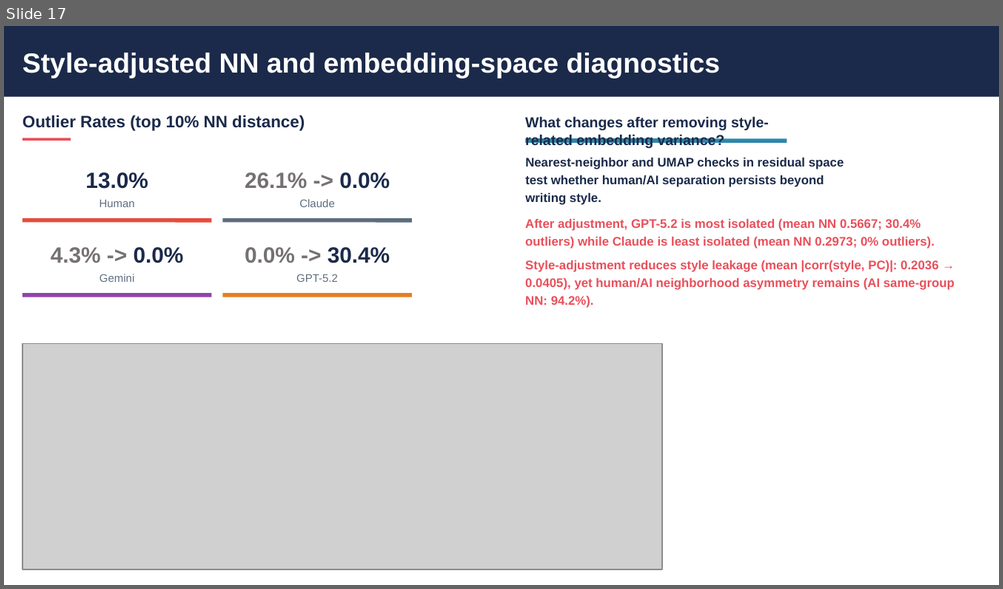
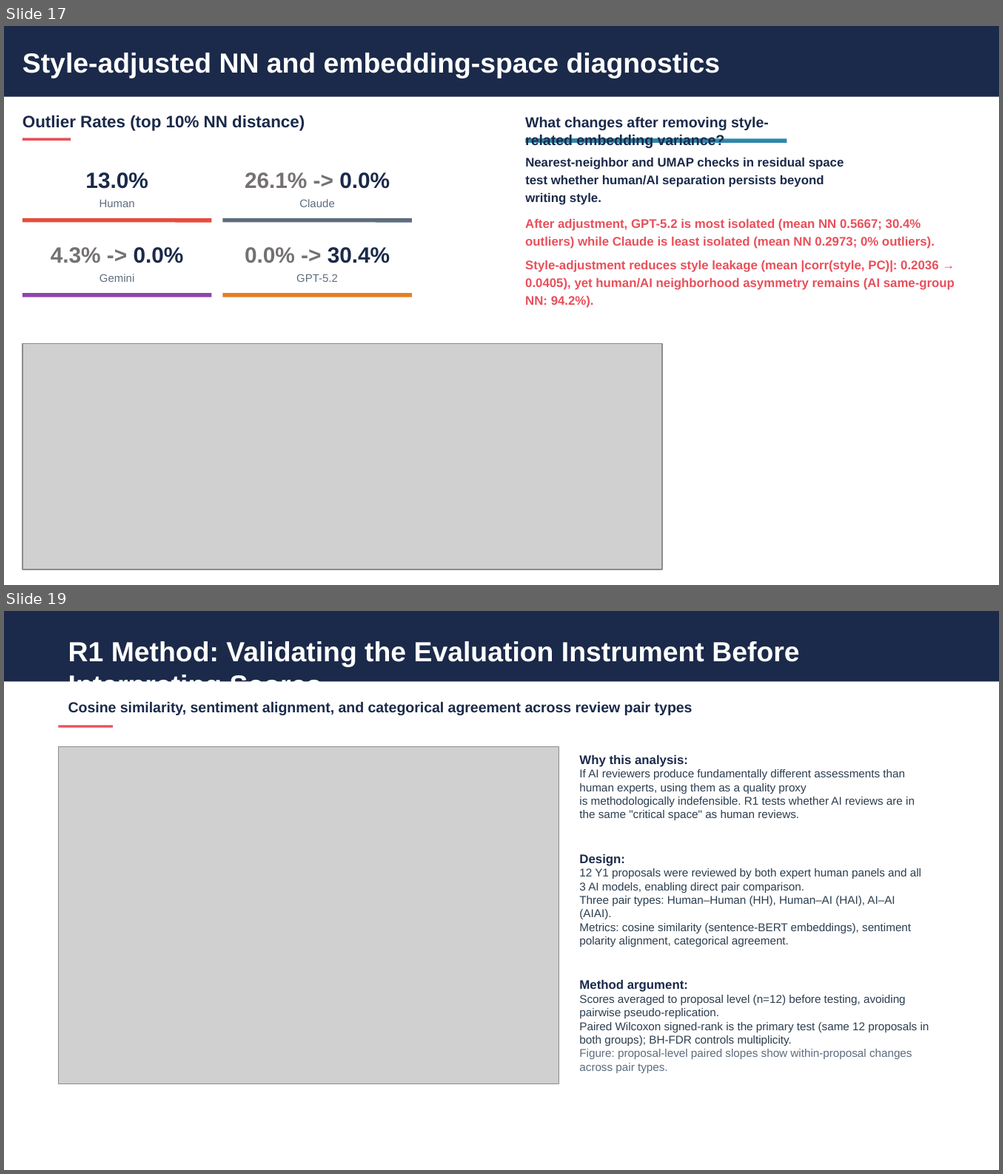
Before and after one commit to eveyhuang/human-AI-proposal, a slide deck: results/diversity_analysis_presentation_baseline_updated_20260218.pptx. Shown one above the other, each under a label of ours: slide 17 before the commit, slides 17 and 19 after it; the slides between them are not shown. The pictures are 1003x589 and 1003x1174 pixels, drawn with LibreOffice and Linux fonts; fonts in the diff are those of the drawing; grey boxes stand for pictures. Boxes give left, top, right and bottom in pixels: in the first picture for what was removed or moved away, otherwise in the second. Text is boxed around its words. In the diff, an @@ line names an element or a change of style, - is before the commit and + after.

Commit message:
fix errors in compare proposals and update quality to slides

```diff
--- a/results/diversity_analysis_presentation_baseline_updated_20260218.pptx
+++ b/results/diversity_analysis_presentation_baseline_updated_20260218.pptx
@@ slide 19 added at (x1=4, y1=611, x2=999, y2=1170), background #FFFFFF @@
@@ rectangle added at (x1=4, y1=611, x2=999, y2=681), fill #1B2A4A @@
@@ text added at (x1=68, y1=641, x2=799, y2=682), 20 pt, text #FFFFFF, bold @@
+R1 Method: Validating the Evaluation Instrument Before Interpreting Scores
@@ text added at (x1=68, y1=701, x2=692, y2=715), 10.5 pt, text #1B2A4A, bold @@
+Cosine similarity, sentiment alignment, and categorical agreement across review pair types
@@ rectangle added at (x1=59, y1=726, x2=114, y2=729), fill #E8505B @@
@@ picture added at (x1=59, y1=747, x2=559, y2=1085) @@
@@ text added at (x1=579, y1=755, x2=929, y2=1073), 8.2 pt, text #2C3E50 @@
+Why this analysis:
+If AI reviewers produce fundamentally different assessments than human experts, using them as a quality proxy
+is methodologically indefensible. R1 tests whether AI reviews are in the same "critical space" as human reviews.
+Design:
+12 Y1 proposals were reviewed by both expert human panels and all 3 AI models, enabling direct pair comparison.
+Three pair types: Human–Human (HH), Human–AI (HAI), AI–AI (AIAI).
+Metrics: cosine similarity (sentence-BERT embeddings), sentiment polarity alignment, categorical agreement.
+Method argument:
+Scores averaged to proposal level (n=12) before testing, avoiding pairwise pseudo-replication.
+Paired Wilcoxon signed-rank is the primary test (same 12 proposals in both groups); BH-FDR controls multiplicity.
+Figure: proposal-level paired slopes show within-proposal changes across pair types.
```
Also in this commit, not shown: 12 other slides added, 2 slides removed, 19 other files.
